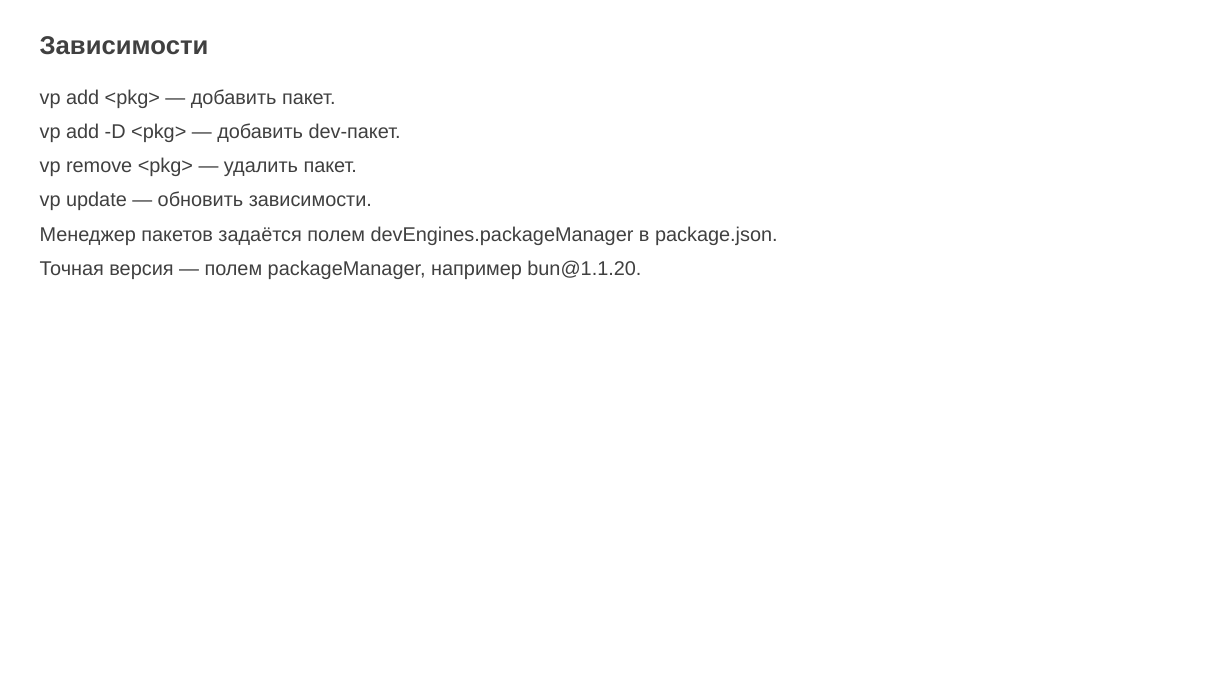
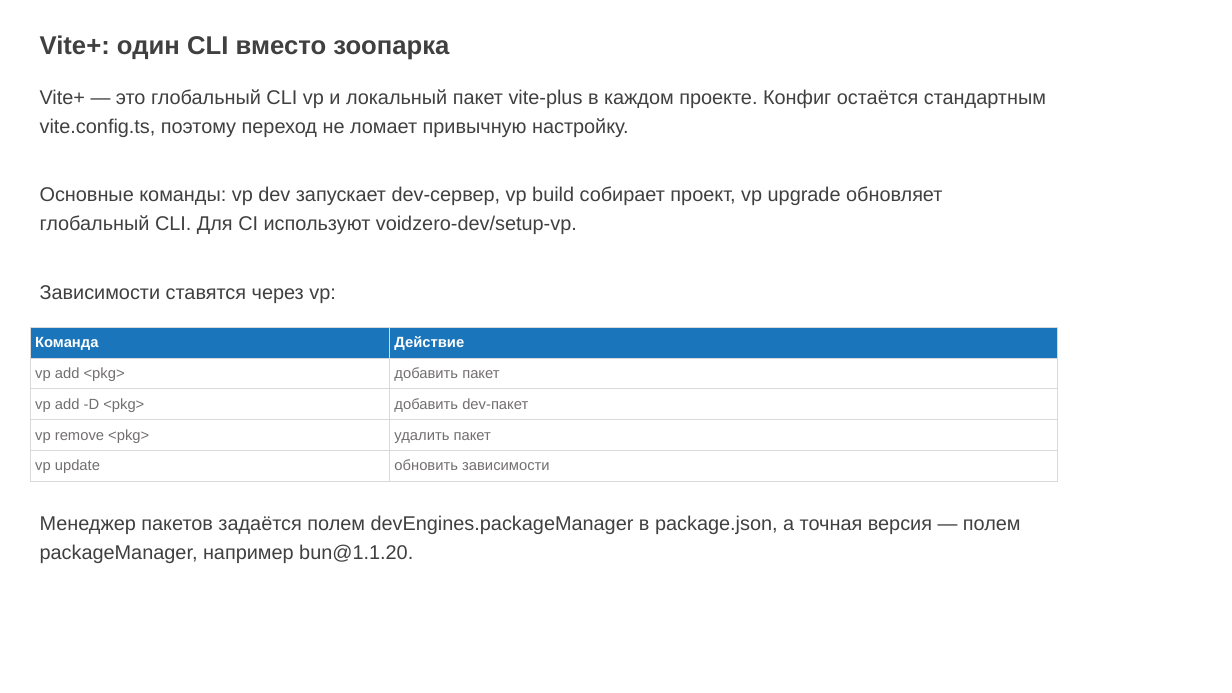
Before and after one commit to ErnandesDaniel/mephi-higher-engineering-school-lectures, a slide deck: slide 17 of lecture-1/modern-frontend-tooling.pptx (slide 18 before the commit). Drawn at 1232x693 pixels with LibreOffice and Linux fonts; fonts in the diff are those of the drawing; background and template pictures are left out. Boxes give left, top, right and bottom in pixels: in the first picture for what was removed or moved away, otherwise in the second. Text is boxed around its words. In the diff, an @@ line names an element or a change of style, - is before the commit and + after.

Commit message:
refactor: rewrite lecture deck with richer prose, code examples and tables

```diff
--- a/lecture-1/modern-frontend-tooling.pptx
+++ b/lecture-1/modern-frontend-tooling.pptx
@@ text at <box>40,35,449,60</box>: text changed @@
-Зависимости
+Vite+: один CLI вместо зоопарка
@@ text added at <box>40,89,1046,303</box>, 15.5 pt, text #404040 @@
+Vite+ — это глобальный CLI vp и локальный пакет vite-plus в каждом проекте. Конфиг остаётся стандартным vite.config.ts, поэтому переход не ломает привычную настройку.
+Основные команды: vp dev запускает dev-сервер, vp build собирает проект, vp upgrade обновляет глобальный CLI. Для CI используют voidzero-dev/setup-vp.
+Зависимости ставятся через vp:
@@ table added at <box>30,327,1057,482</box>, 5 rows, 2 columns @@
+Команда | Действие
+vp add <pkg> | добавить пакет
+vp add -D <pkg> | добавить dev-пакет
+vp remove <pkg> | удалить пакет
+vp update | обновить зависимости
@@ text at <box>40,515,1021,563</box>: text changed @@
-vp add <pkg> — добавить пакет.
-vp add -D <pkg> — добавить dev-пакет.
-vp remove <pkg> — удалить пакет.
-vp update — обновить зависимости.
-Менеджер пакетов задаётся полем devEngines.packageManager в package.json.
-Точная версия — полем packageManager, например bun@1.1.20.
+Менеджер пакетов задаётся полем devEngines.packageManager в package.json, а точная версия — полем packageManager, например bun@1.1.20.
```
Also in this commit, not shown: 22 other slides changed, 5 slides added, 8 slides removed, 1 other file.
